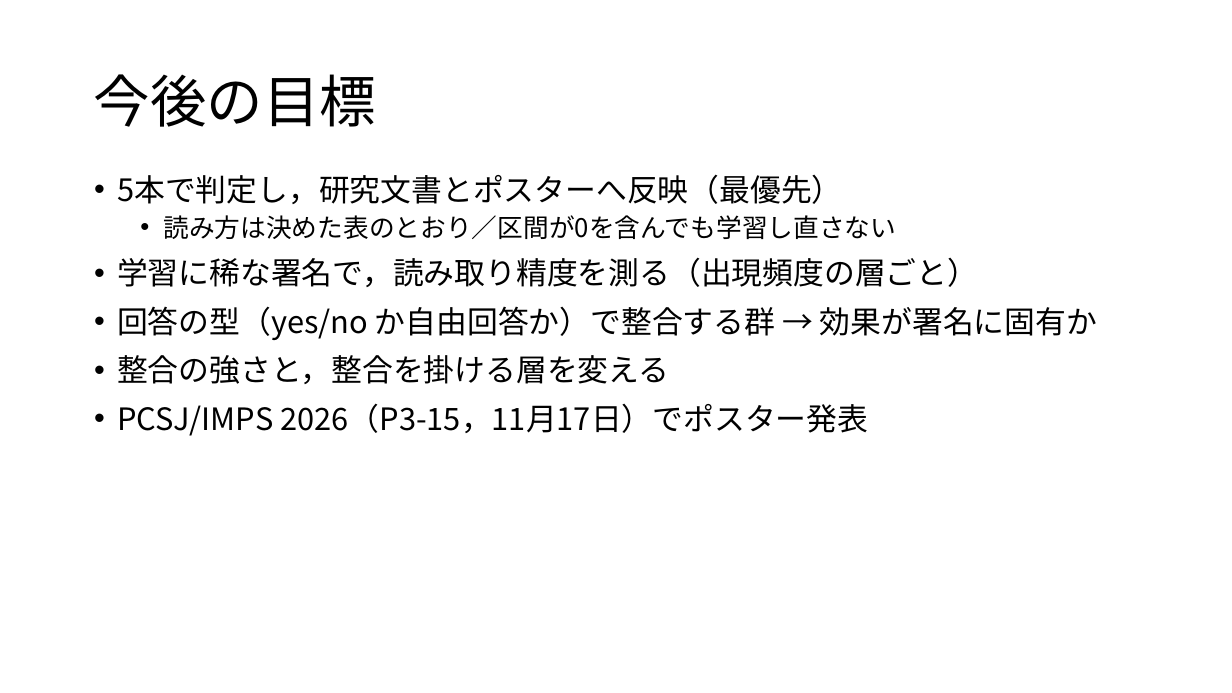
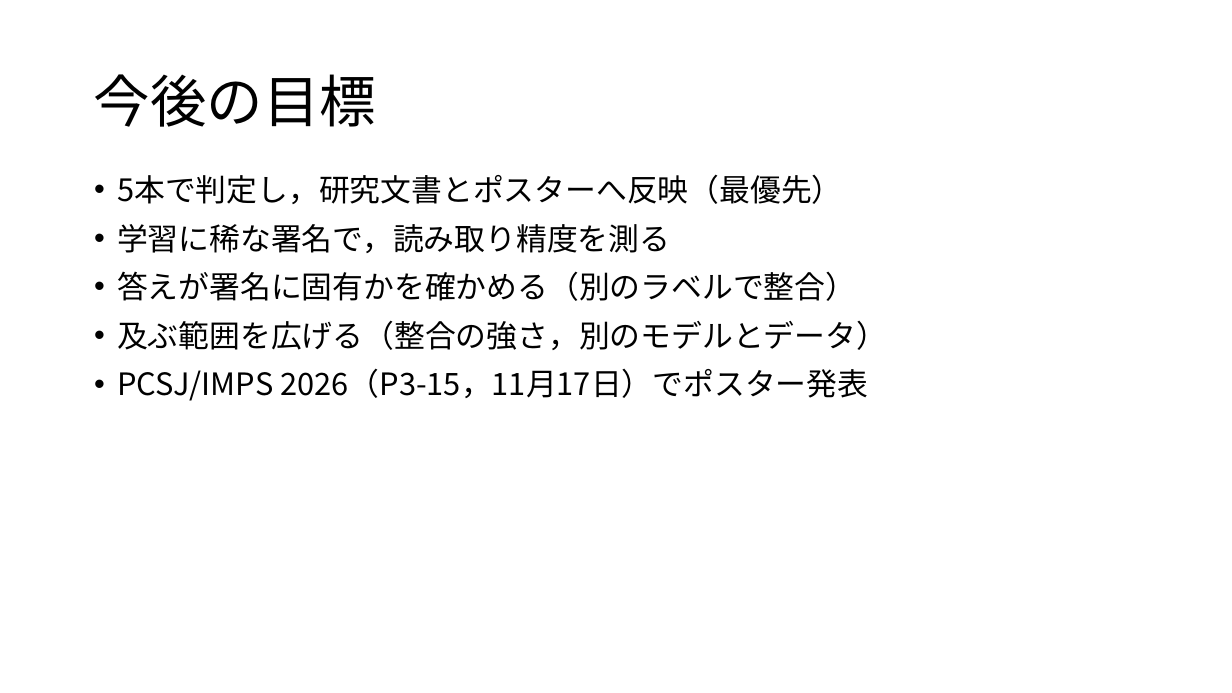
Before and after one commit to tomoking2004/cotar, a slide deck: slide 6 of presentations/20261106_進捗報告.pptx (slide 8 before the commit). Drawn at 1232x693 pixels with LibreOffice and Linux fonts; fonts in the diff are those of the drawing. Boxes give left, top, right and bottom in pixels: in the first picture for what was removed or moved away, otherwise in the second. Text is boxed around its words. In the diff, an @@ line names an element or a change of style, - is before the commit and + after.

Commit message:
docs: cut the seminar deck to six slides
- 資料：見積もりの式，乱数種ごとの値，読み方の分岐の表を外した
- 資料：3章の注記が変わるのに「1–4章は変わらない」と書いた誤りを直した
- principles.md：進捗報告は聴き手の判断に要るところまでで止める，を規定にした

```diff
--- a/presentations/20261106_進捗報告.pptx
+++ b/presentations/20261106_進捗報告.pptx
@@ text at box(117, 224, 887, 350): text changed @@
-  • 読み方は決めた表のとおり／区間が0を含んでも学習し直さない
-• 学習に稀な署名で，読み取り精度を測る（出現頻度の層ごと）
-• 回答の型（yes/no か自由回答か）で整合する群 → 効果が署名に固有か
-• 整合の強さと，整合を掛ける層を変える
+• 学習に稀な署名で，読み取り精度を測る
+• 答えが署名に固有かを確かめる（別のラベルで整合）
+• 及ぶ範囲を広げる（整合の強さ，別のモデルとデータ）
```
Also in this commit, not shown: 4 other slides changed, 3 slides removed, 1 other file.
